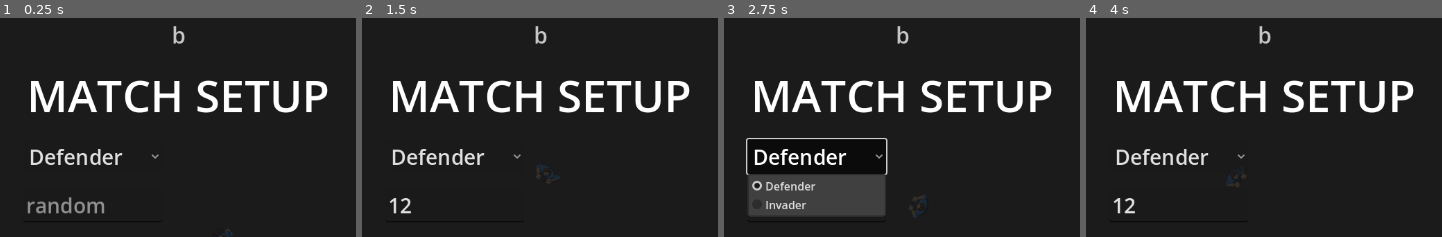
Above: before the commit, frames 1-4 (left to right).
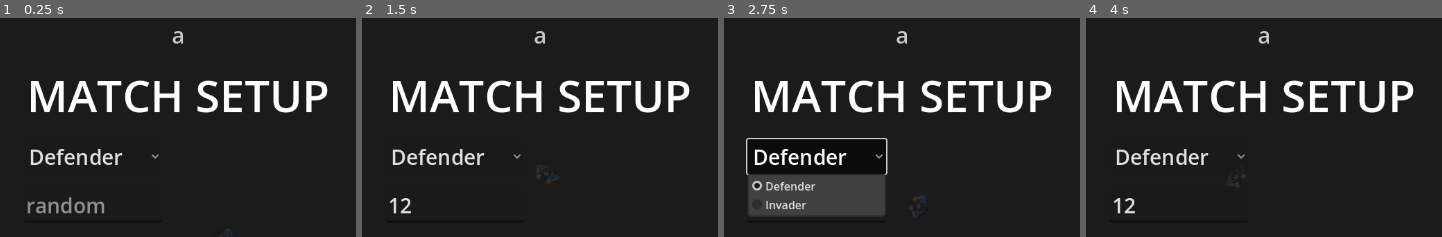
Above: after the commit, the same moments.

Repository: AnthonyThomasson/Example-Godot
Game: Godot game, scene res://scenes/main.tscn
Two runs of this game, one before a commit and one after it. Both use one fixed random seed, a clock stepped at 60 frames per second and the inputs below.
Inputs (mouse positions are % of the whole screen's width and height, from its top left):
- Up to frame 1 (0.25 s): no input
- Up to frame 2 (1.5 s): click (36, 50) at 0.52 s; type "12" at 0.6 s; click "Watch" at 1.25 s
- Up to frame 3 (2.75 s): click "Defender" at 2 s
- Up to frame 4 (4 s): click "Random" at 2.75 s; click "Random" at 3.5 s
The pictures show only the part of the screen within x 23-73%, y 8-57%; the shares and areas given below are measured in that part.

The runs differ from the first frame. In frame 1, 0.2% of the frame differs, in the area x 48-52%, y 3-12%; in frame 2, 0.2%; in frame 3, 0.2%; in frame 4, 0.2%.

Commit message:
Look up a turned pixel-art texture by its arguments before building a key string
PixelArt.render_turned built a formatted string key (painter path, size,
colour as HTML, material, the options dictionary written out, pixel size,
angle) on every call to find a texture it had almost always painted
already. A character repaints twenty of them a frame (four limb chains
of four segments, two fists, the head, the shoulders), and the 10v10
house match makes about 280 calls a frame, 4 us each: roughly 1 ms.

A bounded memo keyed by the call's exact arguments now answers a repeat
call in about half a microsecond. It is only a shortcut: which texture a
call gets is still decided by the string key, so values that key treats
as equal still share one texture and nothing is painted differently. The
memo keeps a copy of the options it was given, so a caller changing its
dictionary afterwards cannot change what was cached, and it is dropped
and refilled past 4096 entries so arguments that never repeat cannot
grow it.

The new test pins this: equal inputs built as new objects share a
texture, an angle below the key's four decimals does too, anything that
differs does not, and a mutated options dictionary is read afresh. It
passes before and after the change.

Measured (headless, avg ms/frame, 3 runs): 5v5 house 7.3-7.6 -> 6.7-7.0,
10v10 house 17.1-21.8 -> 17.0-18.6. art, character, items, objects, ui,
physics and projectile tests: 69 passed.

Co-Authored-By: Claude Sonnet 5.5 <noreply@anthropic.com>

Diff:
--- a/scenes/art/pixel_art.gd
+++ b/scenes/art/pixel_art.gd
@@ -14,6 +14,15 @@
 
 ## Painted textures by their inputs; identical pieces share one texture.
 static var _cache: Dictionary = {}
+
+## Most `render_turned` calls remembered by their exact arguments (see `_turned_memo`) before the memo is dropped and refills.
+const TURNED_MEMO_MAX := 4096
+
+## `render_turned`'s textures by the arguments of the calls that fetched them, so a repeat call with the same values (a
+## character repaints its parts every frame) is one lookup instead of building the key string below. Only a shortcut to
+## `_cache`: which texture a call gets is still decided by the string key, so values that key treats as equal still share one
+## texture. Bounded, so arguments that never repeat exactly cannot grow it.
+static var _turned_memo: Dictionary = {}
 
 
 ## `painter`'s art for a footprint of `size` world px whose front faces the cardinal `facing`.
@@ -43,11 +52,22 @@
 ## steps so the cache stays small.
 static func render_turned(painter: Script, size: Vector2, color: Color, angle: float,
 		material: String = "", opts: Dictionary = {}) -> Texture2D:
+	var memo_key: Array = [painter, size, color, material, opts, ArtConfig.pixel_size, angle]
+	var memo: Variant = _turned_memo.get(memo_key)
+	if memo != null:
+		return memo
 	var base_key := _key(painter, size, color, material, opts)
 	var key := "%s|a%.4f" % [base_key, angle]
+	var tex: Texture2D
 	if _cache.has(key):
-		return _cache[key]
-	return _store(key, _paint(painter, _resolution(size), color, -angle, material, opts, base_key))
+		tex = _cache[key]
+	else:
+		tex = _store(key, _paint(painter, _resolution(size), color, -angle, material, opts, base_key))
+	if _turned_memo.size() >= TURNED_MEMO_MAX:
+		_turned_memo.clear()
+	memo_key[4] = opts.duplicate(true)  # The caller may change its dictionary later; the memo keeps the values it was asked with.
+	_turned_memo[memo_key] = tex
+	return tex
 
 
 ## `angle` snapped to the nearest of ArtConfig.turn_steps lighting steps (pass it to
--- /dev/null
+++ b/tests/art/pixel_art_turned_cache_test.gd
@@ -0,0 +1,41 @@
+extends GameTest
+
+## `PixelArt.render_turned` shares one texture between calls that mean the same art, however their arguments were built:
+## equal values passed as new objects, and an angle that differs below the four decimals the cache key keeps. A different
+## colour, material, option or angle is a different texture, and an options dictionary changed after the call does not
+## change what was cached.
+
+const Painter := preload("res://scenes/character/body/hand_painter.gd")
+const SIZE := Vector2(14, 14)
+const COLOR := Color(0.93, 0.76, 0.6)
+
+
+func describe() -> Dictionary:
+	return {
+		"name": "Turned pixel art is cached by what it depicts",
+		"description": "render_turned returns the same texture for equal inputs and a different one when any input differs.",
+		"tags": ["art", "cache", "scripted"],
+		"timeout": 5.0,
+	}
+
+
+func run(t: TestContext) -> void:
+	var first := PixelArt.render_turned(Painter, SIZE, COLOR, 1.5, "", { "side": -1 })
+	t.check(first != null, "a texture is rendered")
+	t.check(PixelArt.render_turned(Painter, Vector2(14, 14), Color(0.93, 0.76, 0.6), 1.5, "", { "side": -1 }) == first,
+		"equal inputs passed as new objects share one texture")
+	t.check(PixelArt.render_turned(Painter, SIZE, COLOR, 1.5 + 0.00001, "", { "side": -1 }) == first,
+		"an angle that differs below the key's precision is the same texture")
+	t.check(PixelArt.render_turned(Painter, SIZE, COLOR, 1.6, "", { "side": -1 }) != first, "another angle is another texture")
+	t.check(PixelArt.render_turned(Painter, SIZE, COLOR, 1.5, "", { "side": 1 }) != first, "another option is another texture")
+	t.check(PixelArt.render_turned(Painter, SIZE, COLOR, 1.5, "fabric", { "side": -1 }) != first, "another material is another texture")
+	t.check(PixelArt.render_turned(Painter, SIZE, Color(0.2, 0.3, 0.4), 1.5, "", { "side": -1 }) != first, "another colour is another texture")
+	t.check(PixelArt.render_turned(Painter, Vector2(16, 16), COLOR, 1.5, "", { "side": -1 }) != first, "another size is another texture")
+
+	var opts := { "side": -1 }
+	var left := PixelArt.render_turned(Painter, SIZE, COLOR, 2.0, "", opts)
+	opts["side"] = 1
+	var right := PixelArt.render_turned(Painter, SIZE, COLOR, 2.0, "", opts)
+	t.check(left != right, "an options dictionary changed after a call is read afresh by the next one")
+	t.check(PixelArt.render_turned(Painter, SIZE, COLOR, 2.0, "", { "side": -1 }) == left, "the first texture is still what its options ask for")
+	t.check(PixelArt.render_turned(Painter, SIZE, COLOR, 2.0, "", { "side": 1 }) == right, "and so is the second")
Not shown, added: tests/art/pixel_art_turned_cache_test.gd.uid
Not shown, changed: .claude/skills/domain-art/SKILL.md
